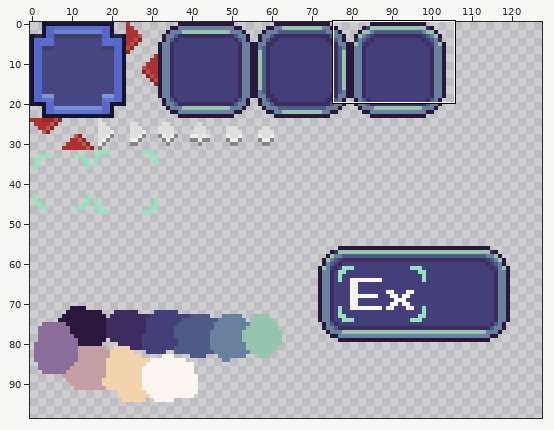
Sprite sheet: CDump/Minecraft/assets/Sprite-0002.png. Above, an overview of the earlier version with the close-up marked.
Close-up. Before the edit:
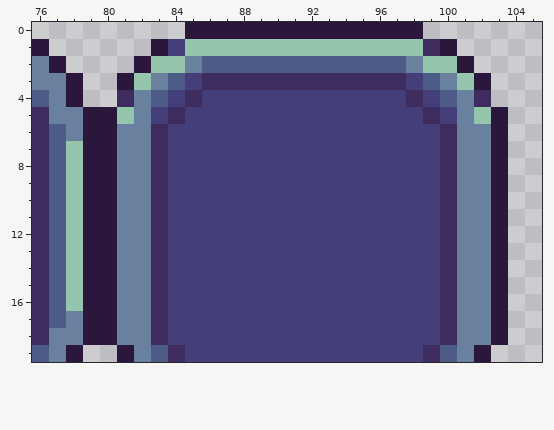
The file is 128x128 pixels. Colours within 5 levels of each other are drawn and written as one. Shown: x 76..105, y 0..19. The wide view leaves out empty margins. The commit also changed other parts of the picture, which this record leaves out.
Now the later version:
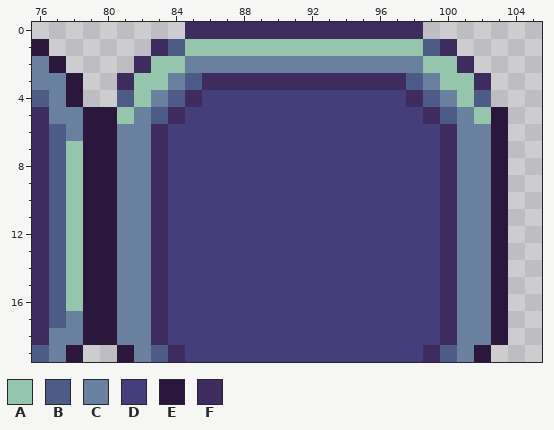
Palette (. is transparent): A #95c5ac  B #4c5c87  C #69809e  D #443f7b  E #2a173b  F #3f2c5f
What changed:
@@ x 76..105 @@
- 0 .........EEEEEEEEEEEEEE.......
- 1 E......EDAAAAAAAAAAAAAAFE.....
- 2 CE....EAACBBBBBBBBBBBBCAAE....
- 3 CCE..EACBDFFFFFFFFFFFFDBCAE...
- 4 BCE..FCBDFDDDDDDDDDDDDFDBCF...
- 5 FCCEEACDFDDDDDDDDDDDDDDFDCAE..
+ 0 .........FFFFFFFFFFFFFF.......
+ 1 E......FBAAAAAAAAAAAAAABF.....
+ 2 CE....FAACCCCCCCCCCCCCCAAF....
+ 3 CCE..FAACBFFFFFFFFFFFFBCAAF...
+ 4 BCE..BACBFDDDDDDDDDDDDFBCAB...
+ 5 FCCEEACBFDDDDDDDDDDDDDDFBCAE..
  6 FBCEECCFDDDDDDDDDDDDDDDDFCCE..
Changed places in both close-ups, as pixel boxes (x1, y1, x2, y2):
changed: (117, 22, 491, 124)
